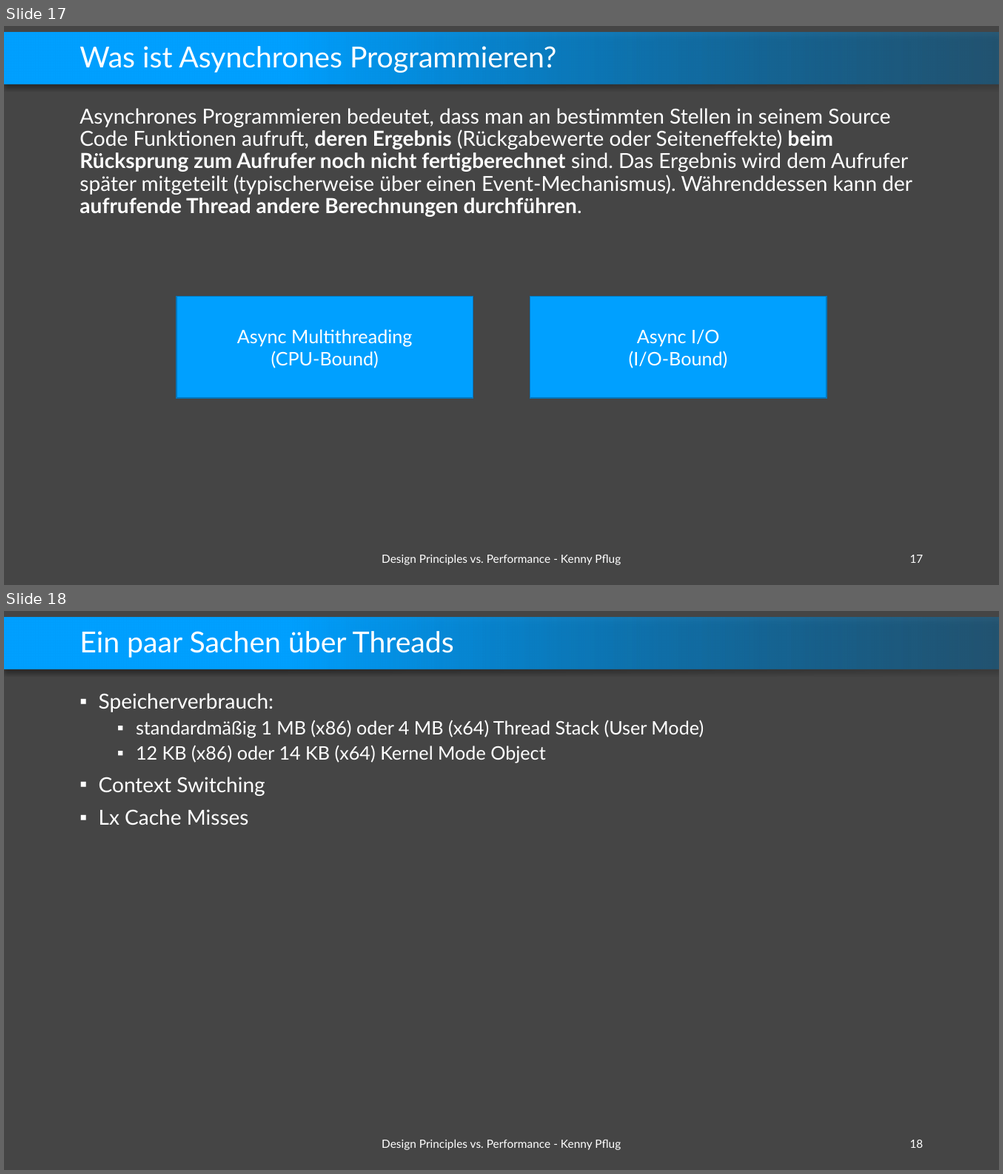
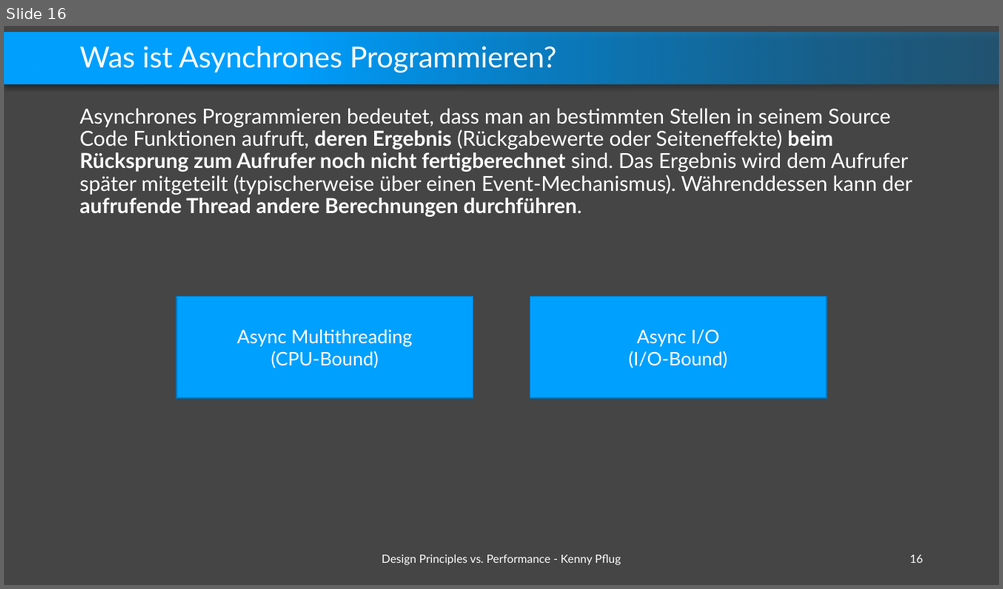
Before and after one commit to feO2x/Adc2021.DesignPrinciplesVsPerformance, a slide deck: Design Principles vs. Performance.pptx. Shown one above the other, each under a label of ours: slides 17 and 18 before the commit, slide 16 after it. The pictures are 1003x1174 and 1003x589 pixels, drawn with LibreOffice and Linux fonts; fonts in the diff are those of the drawing; background and template pictures are left out. Boxes give left, top, right and bottom in pixels: in the first picture for what was removed or moved away, otherwise in the second. Text is boxed around its words. In the diff, an @@ line names an element or a change of style, - is before the commit and + after.

```diff
--- a/Design Principles vs. Performance.pptx
+++ b/Design Principles vs. Performance.pptx
@@ slide 18 removed at [4,611,999,1170], background #454545; not listed: 1 template element that a slide beside it also shows @@
@@ title removed at [79,631,454,658] @@
-Ein paar Sachen über Threads
@@ text removed at [99,693,703,825] @@
-▪ Speicherverbrauch:
-  ▪ standardmäßig 1 MB (x86) oder 4 MB (x64) Thread Stack (User Mode)
-  ▪ 12 KB (x86) oder 14 KB (x64) Kernel Mode Object
-▪ Context Switching
-▪ Lx Cache Misses
@@ text removed at [381,1139,620,1150] @@
-Design Principles vs. Performance - Kenny Pflug
@@ page number removed at [910,1140,923,1148] @@
-18
@@ what was slide 17 is now slide 16 @@
@@ page number at [910,555,923,563]: text changed @@
-17
+16
```
Also in this commit, not shown: 6 slides changed, 1 slide added, 5 other slides removed.
